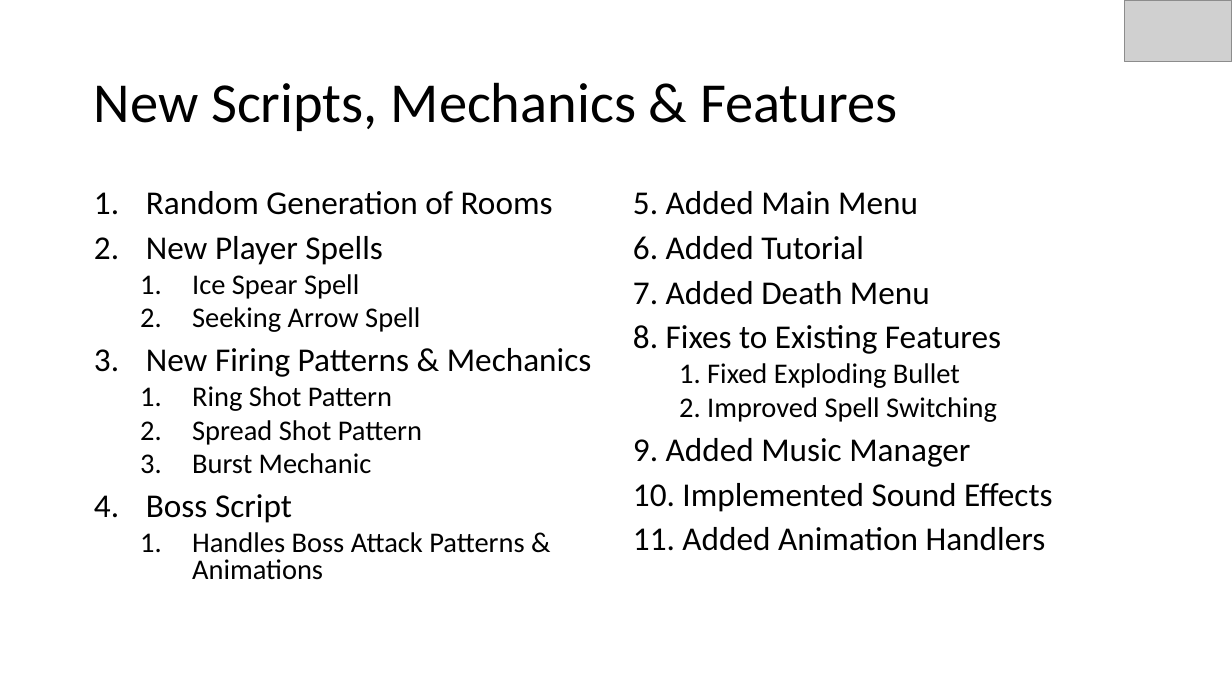
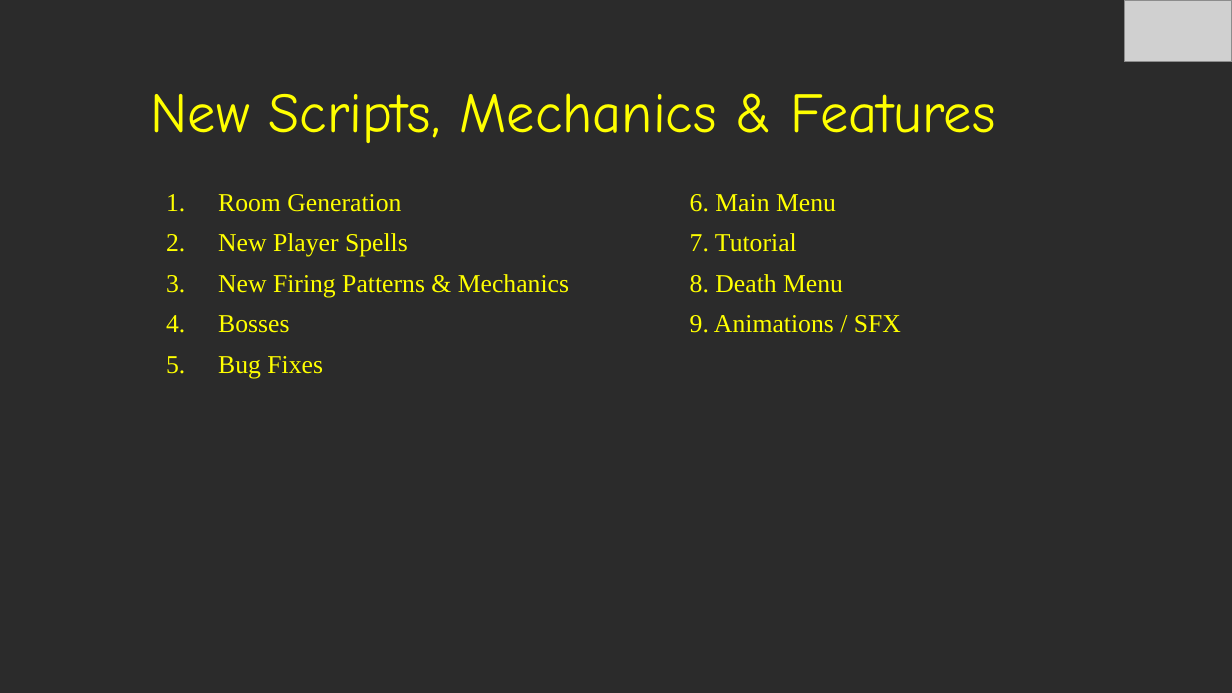
Before and after one commit to EliAnonymouse17/GDAfinal, a slide deck: slide 3 of Documentation/PresentationAlpha.pptx. Drawn at 1232x693 pixels with LibreOffice and Linux fonts; fonts in the diff are those of the drawing; grey boxes stand for pictures; background and template pictures are left out; a plain dark background stands for a picture behind light text. Boxes give left, top, right and bottom in pixels: in the first picture for what was removed or moved away, otherwise in the second. Text is boxed around its words. In the diff, an @@ line names an element or a change of style, - is before the commit and + after.

```diff
--- a/Documentation/PresentationAlpha.pptx
+++ b/Documentation/PresentationAlpha.pptx
@@ background #FFFFFF to picture (left out) @@
@@ title "New Scripts, Mechanics & Features": place and size @@
-title "New Scripts, Mechanics & Features" at bbox=[94, 82, 897, 131]
+title "New Scripts, Mechanics & Features" at bbox=[151, 93, 996, 143]
@@ title "New Scripts, Mechanics & Features" at bbox=[151, 93, 996, 143]: font Calibri to Comic Neue, text colour #000000 to #FFFF00 @@
@@ text "Room Generation": place and size @@
-text "Room Generation" at bbox=[146, 191, 592, 580]
+text "Room Generation" at bbox=[218, 194, 569, 379]
@@ text at bbox=[218, 194, 401, 212]: text changed; size 25.9 to 20 pt; font Calibri to Times New Roman; text colour #000000 to #FFFF00 @@
-1. Random Generation of Rooms
+1. Room Generation
@@ text at bbox=[690, 194, 901, 333]: text changed; size 25.9 to 20 pt; font Calibri to Times New Roman; text colour #000000 to #FFFF00 @@
-5. Added Main Menu
-6. Added Tutorial
-7. Added Death Menu
-8. Fixes to Existing Features
-  1. Fixed Exploding Bullet
-  2. Improved Spell Switching
-9. Added Music Manager
-10. Implemented Sound Effects
-11. Added Animation Handlers
+6. Main Menu
+7. Tutorial
+8. Death Menu
+9. Animations / SFX
@@ text at bbox=[218, 233, 569, 298]: size 25.9 to 20 pt, font Calibri to Times New Roman, text colour #000000 to #FFFF00 in "New Player Spells", "New Firing Patterns & Mechanics"; line spacing 0.8 to 0.9 @@
@@ text at bbox=[192, 274, 420, 332]: paragraphs removed @@
-  1. Ice Spear Spell
-  2. Seeking Arrow Spell
@@ text at bbox=[218, 315, 323, 379]: text changed; size 22.2 to 20 pt; font Calibri to Times New Roman; text colour #000000 to #FFFF00 @@
-  1. Ring Shot Pattern
-  2. Spread Shot Pattern
-  3. Burst Mechanic
-4. Boss Script
-  1. Handles Boss Attack Patterns & Animations
+4. Bosses
+5. Bug Fixes
```
Also in this commit, not shown: 7 other slides changed, 3 slides removed, 1 other file.
